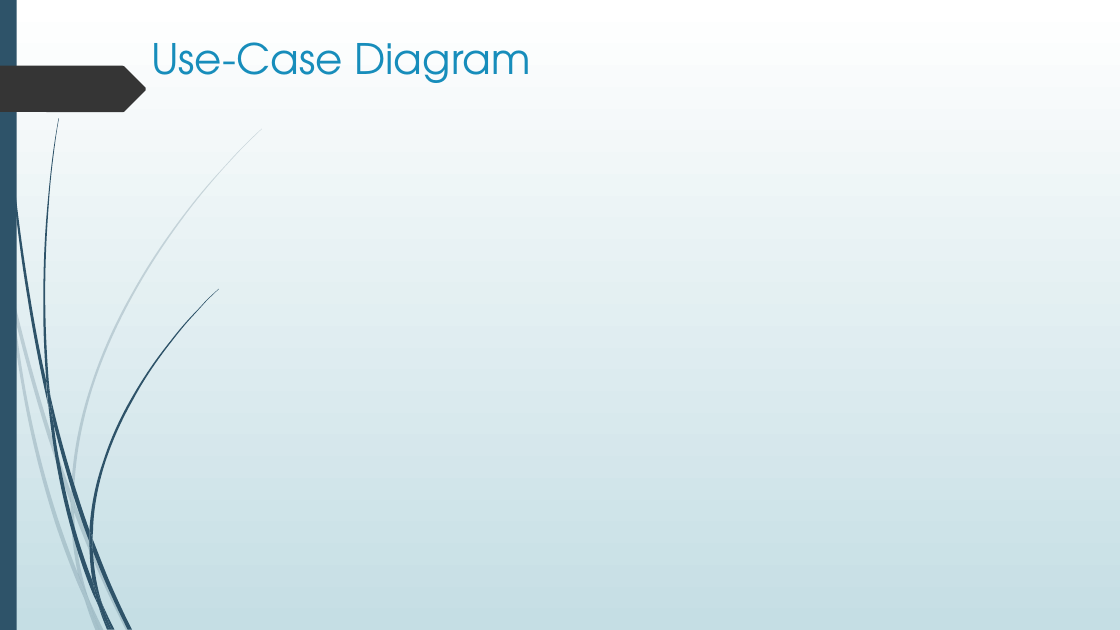
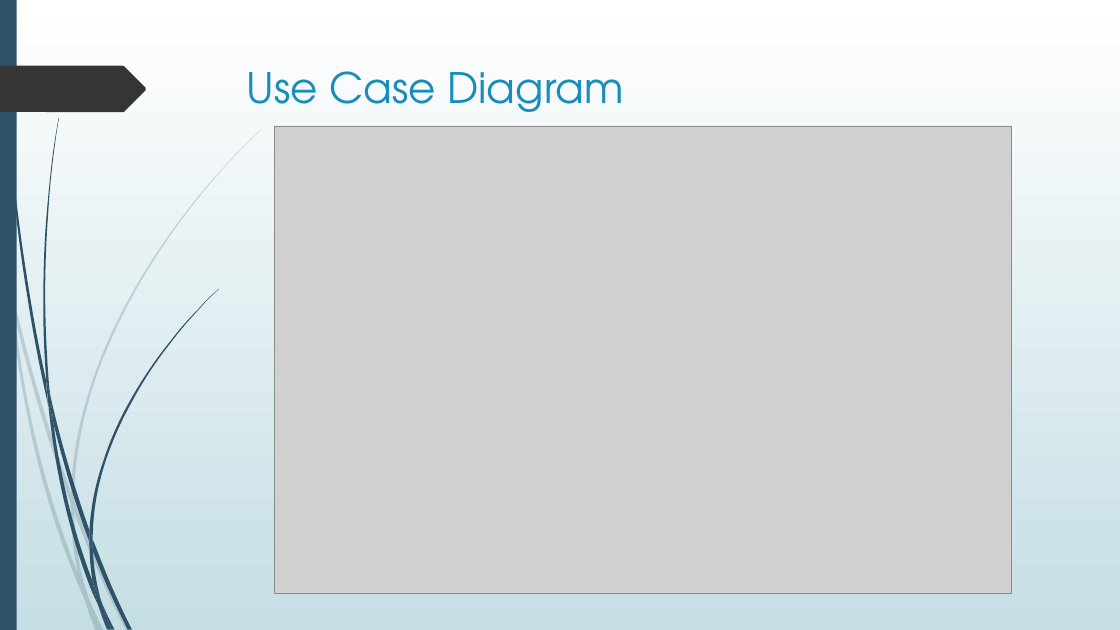
Before and after one commit to robel921/SE-TruckingCompanyMS, a slide deck: slide 8 of Documents/Project_Presentation1.pptx (slide 3 before the commit). Drawn at 1120x630 pixels with LibreOffice and Linux fonts; fonts in the diff are those of the drawing; grey boxes stand for pictures. Boxes give left, top, right and bottom in pixels: in the first picture for what was removed or moved away, otherwise in the second. Text is boxed around its words. In the diff, an @@ line names an element or a change of style, - is before the commit and + after.

Commit message:
Updated powerpoint file

```diff
--- a/Documents/Project_Presentation1.pptx
+++ b/Documents/Project_Presentation1.pptx
@@ title at (247,71,624,112): text changed @@
-Use-Case Diagram
+Use Case Diagram
@@ picture added at (275,126,1012,594) @@
```
Also in this commit, not shown: 1 other slide changed, 18 slides added, 2 slides removed.
